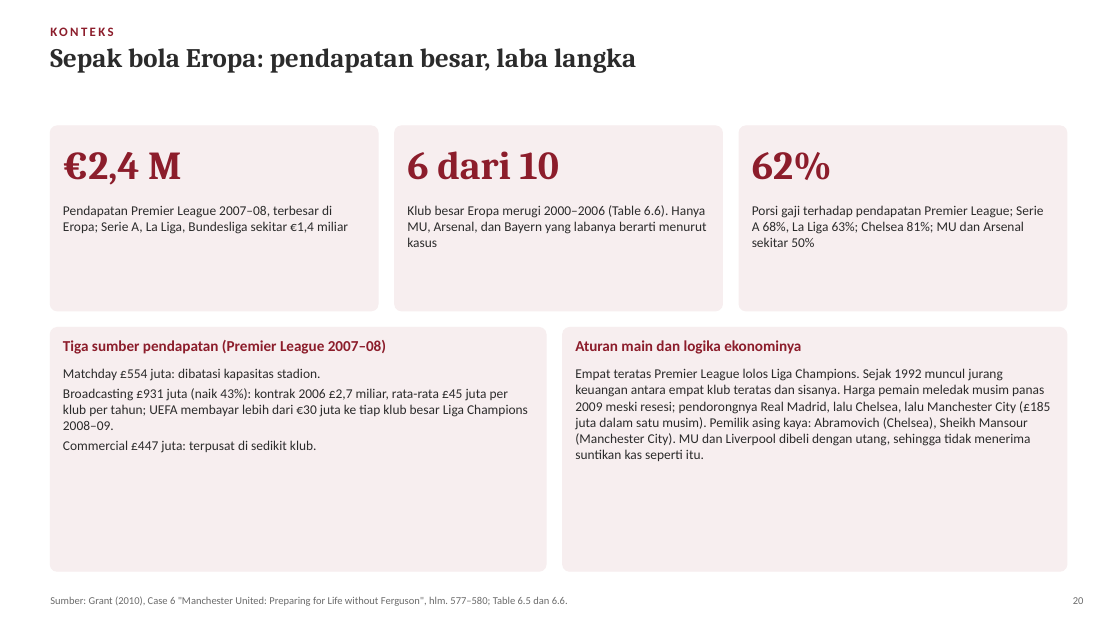
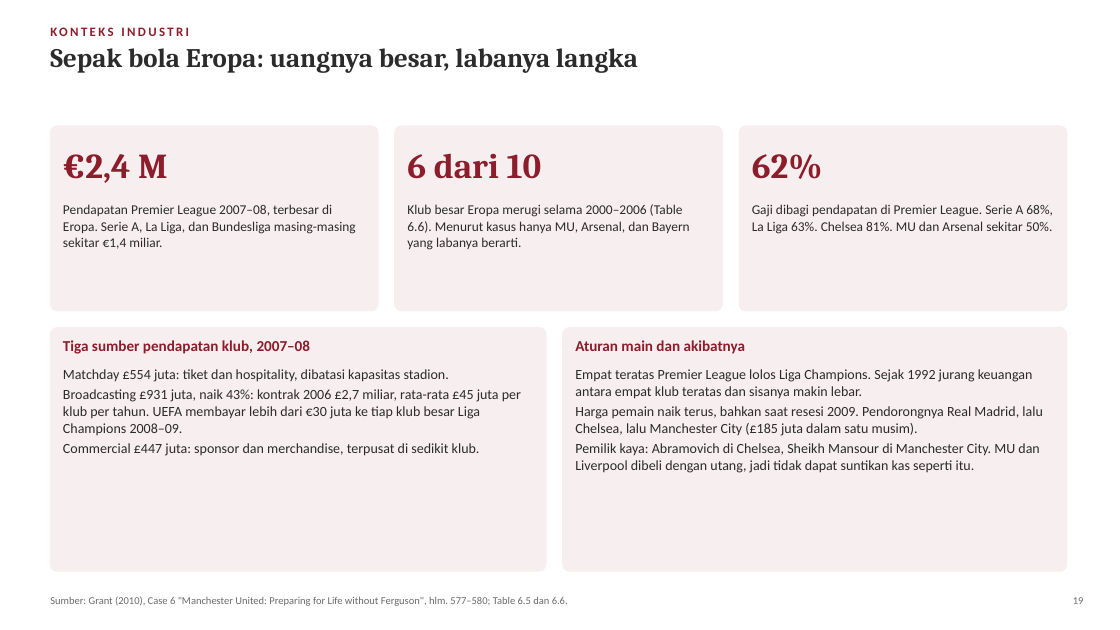
Before and after one commit to aslihabnuri/Dom-Manipulation, a slide deck: slide 19 of materi-strategic-management/presentasi/SMJKT_Group 4_Case Manchester United.pptx (slide 20 before the commit). Drawn at 1120x630 pixels with LibreOffice and Linux fonts; fonts in the diff are those of the drawing. Boxes give left, top, right and bottom in pixels: in the first picture for what was removed or moved away, otherwise in the second. Text is boxed around its words. In the diff, an @@ line names an element or a change of style, - is before the commit and + after.

```diff
--- a/materi-strategic-management/presentasi/SMJKT_Group 4_Case Manchester United.pptx
+++ b/materi-strategic-management/presentasi/SMJKT_Group 4_Case Manchester United.pptx
@@ text at [50, 18, 975, 44]: text changed @@
-KONTEKS
+KONTEKS INDUSTRI
@@ text at [50, 48, 638, 73]: text changed @@
-Sepak bola Eropa: pendapatan besar, laba langka
+Sepak bola Eropa: uangnya besar, labanya langka
@@ size 34 to 30 pt in 3 elements at [63, 154, 168, 183], [407, 153, 542, 179], [752, 154, 823, 179] @@
@@ text at [63, 204, 356, 249]: text changed @@
-Pendapatan Premier League 2007–08, terbesar di Eropa; Serie A, La Liga, Bundesliga sekitar €1,4 miliar
+Pendapatan Premier League 2007–08, terbesar di Eropa. Serie A, La Liga, dan Bundesliga masing-masing sekitar €1,4 miliar.
@@ text at [407, 204, 690, 250]: text changed @@
-Klub besar Eropa merugi 2000–2006 (Table 6.6). Hanya MU, Arsenal, dan Bayern yang labanya berarti menurut kasus
+Klub besar Eropa merugi selama 2000–2006 (Table 6.6). Menurut kasus hanya MU, Arsenal, dan Bayern yang labanya berarti.
@@ text at [752, 204, 1053, 234]: text changed @@
-Porsi gaji terhadap pendapatan Premier League; Serie A 68%, La Liga 63%; Chelsea 81%; MU dan Arsenal sekitar 50%
+Gaji dibagi pendapatan di Premier League. Serie A 68%, La Liga 63%. Chelsea 81%. MU dan Arsenal sekitar 50%.
@@ text at [63, 340, 311, 354]: text changed @@
-Tiga sumber pendapatan (Premier League 2007–08)
+Tiga sumber pendapatan klub, 2007–08
@@ text at [575, 340, 745, 354]: text changed @@
-Aturan main dan logika ekonominya
+Aturan main dan akibatnya
@@ text at [63, 369, 521, 456]: text changed; size 11.5 to 12 pt @@
-Matchday £554 juta: dibatasi kapasitas stadion.
-Broadcasting £931 juta (naik 43%): kontrak 2006 £2,7 miliar, rata-rata £45 juta per klub per tahun; UEFA membayar lebih dari €30 juta ke tiap klub besar Liga Champions 2008–09.
-Commercial £447 juta: terpusat di sedikit klub.
+Matchday £554 juta: tiket dan hospitality, dibatasi kapasitas stadion.
+Broadcasting £931 juta, naik 43%: kontrak 2006 £2,7 miliar, rata-rata £45 juta per klub per tahun. UEFA membayar lebih dari €30 juta ke tiap klub besar Liga Champions 2008–09.
+Commercial £447 juta: sponsor dan merchandise, terpusat di sedikit klub.
@@ text at [575, 369, 1042, 473]: text changed; size 11.5 to 12 pt @@
-Empat teratas Premier League lolos Liga Champions. Sejak 1992 muncul jurang keuangan antara empat klub teratas dan sisanya. Harga pemain meledak musim panas 2009 meski resesi; pendorongnya Real Madrid, lalu Chelsea, lalu Manchester City (£185 juta dalam satu musim). Pemilik asing kaya: Abramovich (Chelsea), Sheikh Mansour (Manchester City). MU dan Liverpool dibeli dengan utang, sehingga tidak menerima suntikan kas seperti itu.
+Empat teratas Premier League lolos Liga Champions. Sejak 1992 jurang keuangan antara empat klub teratas dan sisanya makin lebar.
+Harga pemain naik terus, bahkan saat resesi 2009. Pendorongnya Real Madrid, lalu Chelsea, lalu Manchester City (£185 juta dalam satu musim).
+Pemilik kaya: Abramovich di Chelsea, Sheikh Mansour di Manchester City. MU dan Liverpool dibeli dengan utang, jadi tidak dapat suntikan kas seperti itu.
@@ text at [1073, 597, 1084, 604]: text changed @@
-20
+19
```
Also in this commit, not shown: 38 other slides changed, 1 slide added, 4 slides removed, 2 other files.
